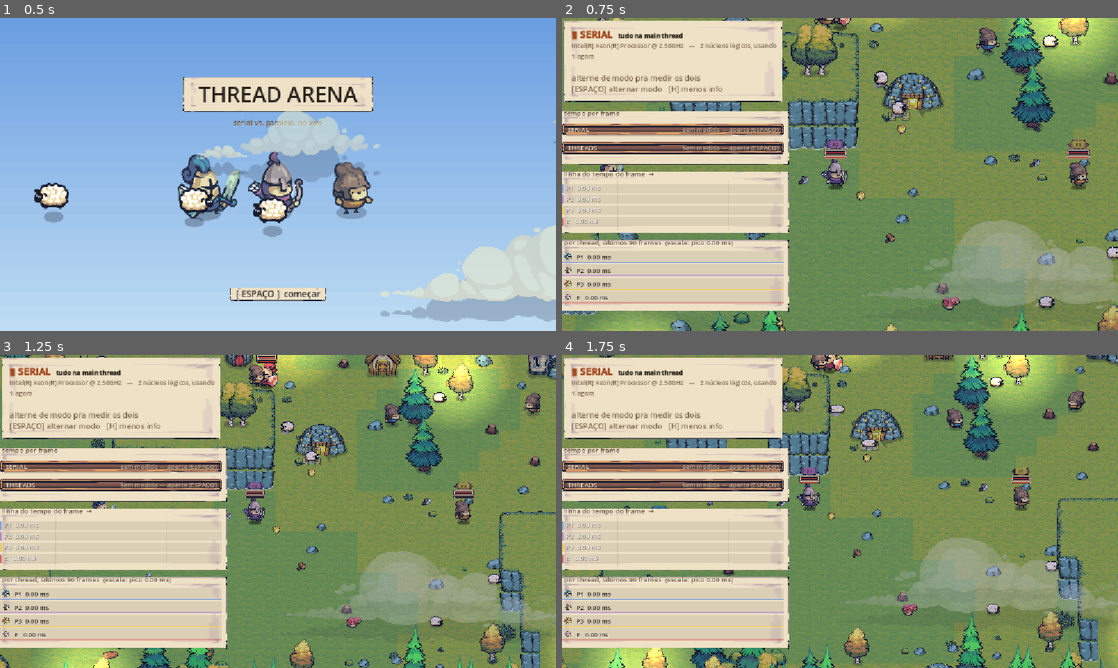
Above: before the commit, frames 1-4 (two rows, left to right).
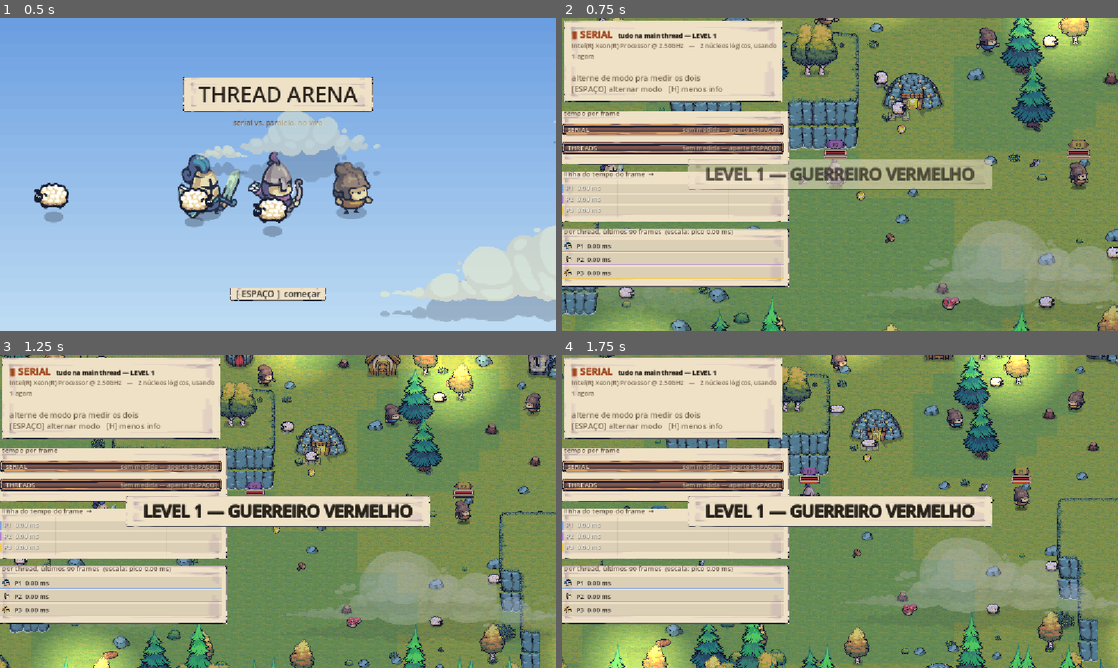
Above: after the commit, the same moments.

Repository: TobsBP/thread-arena
Game: Godot game, scene res://scenes/title_screen.tscn
Two runs of this game, one before a commit and one after it. Both use one fixed random seed, a clock stepped at 60 frames per second and the inputs below.
Inputs:
- Up to frame 1 (0.5 s): no input
- Up to frame 2 (0.75 s): tap Enter (ui_accept) at 0.5 s; hold D from 0.53 s (still down); hold Enter (ui_accept) from 0.53 s (still down); tap G at 0.6 s
- Up to frame 3 (1.25 s): keep holding D; keep holding Enter (ui_accept)
- Up to frame 4 (1.75 s): release D at 1.28 s; release Enter (ui_accept) at 1.28 s; hold S from 1.28 s (still down); tap Enter (ui_accept) at 1.35, 1.52 s; tap G at 1.55 s

Frame 1 is identical in both runs. In frame 2, 11% of the frame differs, in the area x 0-78%, y 0-94%; in frame 3, 12%; in frame 4, 12%.

Commit message:
feat: goblins em ondas por level, com banner e botão de invocar
Sistema de levels/ondas usando os goblins do pack Update 010:

- scripts/enemy_types.gd: catálogo dos inimigos por level (Guerreiro
  Vermelho -> Goblin da Tocha -> da Dinamite -> do Barril, repete com
  stats escalados depois disso), mesmo espírito do _skin_kit() que já
  existia pros players.
- Player ganha sheet_cols/idle_row/run_row/attack_row pra ler sprite em
  grade (goblins do Update 010 são uma textura por bicho, uma linha por
  animação) — UnitSprite._draw_body reaproveita o padrão de linha/coluna
  que _draw_skull() já usava. Sprites de 1 linha (Free Pack) continuam
  iguais (sheet_cols == 0).
- main.gd ganha spawn/remoção de unidade em runtime (não existia: tudo
  era montado uma vez no _ready()) e uma máquina de estados de level
  (BANNER -> COMBAT -> INTERMISSION): banner anuncia, a onda nasce, e a
  fase acaba matando tudo OU no timeout — o que vier primeiro. Não
  acumula: troca de level limpa quem sobrou. [G] invoca um goblin avulso
  de tipo aleatório, até um teto de segurança (mais goblin = mais
  Thread, e é isso que a tecla existe pra mostrar).
- Inimigo que morre agora é removido de vez (main.gd _remove_enemy), não
  respawna mais — só os players continuam voltando no spawn_pos.
- scripts/level_banner.gd: "LEVEL N - TIPO" central, aparece e some
  sozinho; quem cronometra é main.gd, o banner só desenha (mesma regra
  do HUD).
- HUD: level e contagem de threads na mesma linha do modo (mais goblin
  na tela = mais Thread, à vista); corrige _record()/_draw_history()
  pra não indexar units fora do fim quando a onda encolhe.
- CLAUDE.md/README.md atualizados com o que o PR #6 já tinha trazido
  (classes, estamina, 6 teclas, poll_input com delta) mais o sistema de
  levels.

Não testado no editor (godot não está no PATH desta máquina) — as
contagens de quadro por linha dos goblins (Torch/TNT/Barrel) são um
chute conservador lendo o PNG por 192px; conferir e ajustar no editor
se alguma animação cortar cedo demais.

Co-Authored-By: Claude Sonnet 5 <noreply@anthropic.com>

Diff:
--- a/scenes/main.tscn
+++ b/scenes/main.tscn
@@ -3,6 +3,7 @@
 [ext_resource type="Script" uid="uid://ctq56gt8uwpgm" path="res://scripts/main.gd" id="1"]
 [ext_resource type="PackedScene" path="res://scenes/hud.tscn" id="2"]
 [ext_resource type="PackedScene" path="res://scenes/world/arena_map.tscn" id="3"]
+[ext_resource type="Script" path="res://scripts/level_banner.gd" id="4"]
 
 [node name="Main" type="Node2D" unique_id=452181618]
 script = ExtResource("1")
@@ -20,3 +21,11 @@
 offset_top = 0.0
 offset_right = 472.0
 offset_bottom = 436.0
+
+[node name="LevelBanner" type="Control" parent="UI"]
+layout_mode = 3
+anchors_preset = 15
+anchor_right = 1.0
+anchor_bottom = 1.0
+mouse_filter = 2
+script = ExtResource("4")
--- /dev/null
+++ b/scripts/enemy_types.gd
@@ -0,0 +1,71 @@
+class_name EnemyTypes
+extends RefCounted
+
+## Catálogo dos inimigos por level — cada fase soma um tipo novo (ver
+## main.gd LevelPhase/_spawn_wave). Mesmo espírito do _skin_kit() que
+## main.gd já usa pros players, só que pro time vermelho: um Dictionary por
+## tipo, com textura + quadros + status.
+##
+## Torch/TNT/Barrel vêm do pack Update 010 como GRADE — uma textura só, uma
+## linha por animação (idle_row/run_row/attack_row) — diferente da tira de
+## 1 linha do Free Pack (Guerreiro Vermelho, sheet_cols = 0). As contagens de
+## quadro por linha foram lidas dividindo o PNG por 192px e são um chute
+## conservador (menos quadros do que cabe na grade), pra nunca sobrar quadro
+## transparente no fim do ciclo — confira no editor e ajuste se a animação
+## cortar cedo demais.
+
+const COUNT := 4
+
+const RED_IDLE := preload("res://assets/Tiny Swords (Free Pack)/Tiny Swords (Free Pack)/Units/Red Units/Warrior/Warrior_Idle.png")
+const RED_RUN := preload("res://assets/Tiny Swords (Free Pack)/Tiny Swords (Free Pack)/Units/Red Units/Warrior/Warrior_Run.png")
+const RED_ATK := preload("res://assets/Tiny Swords (Free Pack)/Tiny Swords (Free Pack)/Units/Red Units/Warrior/Warrior_Attack1.png")
+
+## 1344x960 = grade 7 colunas x 5 linhas @192px.
+const TORCH := preload("res://assets/Tiny Swords/Tiny Swords (Update 010)/Factions/Goblins/Troops/Torch/Red/Torch_Red.png")
+## 1344x576 = grade 7 colunas x 3 linhas @192px.
+const TNT := preload("res://assets/Tiny Swords/Tiny Swords (Update 010)/Factions/Goblins/Troops/TNT/Red/TNT_Red.png")
+## 768x768 = grade 4 colunas x 4 linhas @192px.
+const BARREL := preload("res://assets/Tiny Swords/Tiny Swords (Update 010)/Factions/Goblins/Troops/Barrel/Red/Barrel_Red.png")
+
+
+## Kit do inimigo do level `index` (0-based): index % COUNT, então passar do
+## fim do catálogo repete do início (main.gd escala hp/dano nesse caso, pra
+## dar pra jogar além do 4º tipo sem precisar de arte nova).
+static func kind(index: int) -> Dictionary:
+	match index % COUNT:
+		1:
+			return {
+				title = "GOBLIN DA TOCHA",
+				idle = TORCH, run = TORCH, attack = TORCH,
+				sheet_cols = 7, idle_row = 0, run_row = 1, attack_row = 2,
+				idle_frames = 6, run_frames = 6, attack_frames = 4,
+				color = Color(0.85, 0.42, 0.15),
+				max_hp = 50.0, speed = 190.0, attack_range = 90.0, attack_damage = 16.0,
+			}
+		2:
+			return {
+				title = "GOBLIN DA DINAMITE",
+				idle = TNT, run = TNT, attack = TNT,
+				sheet_cols = 7, idle_row = 0, run_row = 1, attack_row = 2,
+				idle_frames = 6, run_frames = 6, attack_frames = 6,
+				color = Color(0.6, 0.5, 0.2),
+				max_hp = 45.0, speed = 200.0, attack_range = 110.0, attack_damage = 20.0,
+			}
+		3:
+			return {
+				title = "GOBLIN DO BARRIL",
+				idle = BARREL, run = BARREL, attack = BARREL,
+				sheet_cols = 4, idle_row = 0, run_row = 1, attack_row = 2,
+				idle_frames = 4, run_frames = 4, attack_frames = 4,
+				color = Color(0.5, 0.32, 0.15),
+				max_hp = 70.0, speed = 150.0, attack_range = 90.0, attack_damage = 22.0,
+			}
+	## index % COUNT == 0: Guerreiro Vermelho — o inimigo original, tira de 1
+	## linha (sheet_cols fica no default 0 do Player, não precisa setar aqui).
+	return {
+		title = "GUERREIRO VERMELHO",
+		idle = RED_IDLE, run = RED_RUN, attack = RED_ATK,
+		idle_frames = 8, run_frames = 6, attack_frames = 4,
+		color = Color(0.85, 0.25, 0.25),
+		max_hp = 60.0, speed = 170.0, attack_range = 90.0, attack_damage = 18.0,
+	}
--- a/scripts/hud.gd
+++ b/scripts/hud.gd
@@ -52,6 +52,7 @@
 var _fps: Dictionary[bool, float] = {false: 0.0, true: 0.0}
 var _units: Array[Player] = []
 var _frame_t0 := 0
+var _level := 1
 var _history: Array[PackedFloat32Array] = []
 ## StyleBox por unidade: só pra ter canto arredondado sem realocar por frame.
 var _bars: Array[StyleBoxFlat] = []
@@ -94,12 +95,14 @@
 	fps: Dictionary[bool, float],
 	units: Array[Player],
 	frame_t0: int,
+	level: int,
 ) -> void:
 	_use_threads = use_threads
 	_ms = ms
 	_fps = fps
 	_units = units
 	_frame_t0 = frame_t0
+	_level = level
 	_record()
 
 	info.text = "\n".join([
@@ -125,6 +128,13 @@
 	while _history.size() < _units.size():
 		_history.append(PackedFloat32Array())
 		_bars.append(_bar_box())
+	# Onda de goblin morreu: units encolhe. Corta o excedente pra
+	# _draw_history() nunca indexar _units além do fim — o índice que sobra
+	# passa a pertencer a outra unidade, então o gráfico dela pula uma vez
+	# (cosmético, não trava).
+	while _history.size() > _units.size():
+		_history.pop_back()
+		_bars.pop_back()
 	for i in _units.size():
 		var h := _history[i]
 		h.append((_units[i].t_end - _units[i].t_start) / 1000.0)
@@ -141,10 +151,12 @@
 
 func _mode_title() -> String:
 	if _use_threads:
-		return "[color=%s]▮▮▮ THREADS[/color]  [font_size=13]%d Threads paralelas[/font_size]" % [
-			GOOD, _units.size(),
+		return "[color=%s]▮▮▮ THREADS[/color]  [font_size=13]%d Threads paralelas — LEVEL %d[/font_size]" % [
+			GOOD, _units.size(), _level,
 		]
-	return "[color=%s]▮ SERIAL[/color]  [font_size=13]tudo na main thread[/font_size]" % BAD
+	return "[color=%s]▮ SERIAL[/color]  [font_size=13]tudo na main thread — LEVEL %d[/font_size]" % [
+		BAD, _level,
+	]
 
 
 ## Só compara depois de ter medido os dois modos.
--- /dev/null
+++ b/scripts/level_banner.gd
@@ -0,0 +1,36 @@
+class_name LevelBanner
+extends Control
+
+## "LEVEL N — TIPO" grande no meio da tela, aparece e some sozinho. Quem
+## cronometra é main.gd (mesma regra do HUD: ele não mede nada) — a cada
+## frame manda o texto e o alfa já prontos (ver main.gd _update_banner);
+## este nó só desenha, em papel do pack, igual ao resto da UI.
+
+const PAPER := preload("res://assets/Tiny Swords (Free Pack)/Tiny Swords (Free Pack)/UI Elements/UI Elements/Papers/RegularPaper.png")
+const PAPER_CAP := 20.0
+const INK := Color(0.16, 0.13, 0.09)
+const FONT_SIZE := 34
+
+var _text := ""
+
+
+## `alpha` <= 0 esconde o nó inteiro (modulate), sem custo de desenho.
+func show_banner(text: String, alpha: float) -> void:
+	_text = text
+	modulate.a = alpha
+	visible = alpha > 0.0
+	queue_redraw()
+
+
+func _draw() -> void:
+	if _text.is_empty():
+		return
+	var font := ThemeDB.fallback_font
+	var text_w := font.get_string_size(_text, HORIZONTAL_ALIGNMENT_LEFT, -1, FONT_SIZE).x
+	var box_size := Vector2(text_w + 80.0, 76.0)
+	var box := Rect2(size * 0.5 - box_size * 0.5, box_size)
+	PackUI.nine(self, PAPER, box, PAPER_CAP)
+	var pos := box.position + Vector2(40.0, box.size.y * 0.5 + FONT_SIZE * 0.35)
+	draw_string_outline(font, pos, _text, HORIZONTAL_ALIGNMENT_LEFT, -1, FONT_SIZE, 6,
+			Color(0, 0, 0, 0.85))
+	draw_string(font, pos, _text, HORIZONTAL_ALIGNMENT_LEFT, -1, FONT_SIZE, INK)
--- a/scripts/main.gd
+++ b/scripts/main.gd
@@ -21,9 +21,8 @@
 const PURPLE_IDLE := preload("res://assets/Tiny Swords (Free Pack)/Tiny Swords (Free Pack)/Units/Purple Units/Archer/Archer_Idle.png")
 const PURPLE_RUN := preload("res://assets/Tiny Swords (Free Pack)/Tiny Swords (Free Pack)/Units/Purple Units/Archer/Archer_Run.png")
 const PURPLE_ATK := preload("res://assets/Tiny Swords (Free Pack)/Tiny Swords (Free Pack)/Units/Purple Units/Archer/Archer_Shoot.png")
-const RED_IDLE := preload("res://assets/Tiny Swords (Free Pack)/Tiny Swords (Free Pack)/Units/Red Units/Warrior/Warrior_Idle.png")
-const RED_RUN := preload("res://assets/Tiny Swords (Free Pack)/Tiny Swords (Free Pack)/Units/Red Units/Warrior/Warrior_Run.png")
-const RED_ATK := preload("res://assets/Tiny Swords (Free Pack)/Tiny Swords (Free Pack)/Units/Red Units/Warrior/Warrior_Attack1.png")
+## Vermelho (o time inimigo) virou o catálogo de EnemyTypes — cada level
+## soma um tipo (Guerreiro → goblins do Update 010).
 const ATTACK_RANGE := 90.0
 const ATTACK_DAMAGE := 25.0
 const SPECIAL_DAMAGE_MULT := 2.0  ## golpe especial (segurar) causa o dobro
@@ -112,6 +111,23 @@
 const RAIN_COUNT := 7
 const RAIN_SPREAD := 130.0  ## raio da área onde as flechas caem
 
+## Levels de goblin (ver EnemyTypes): cada fase soma um tipo novo, um banner
+## grande anuncia e a fase acaba quando mata tudo OU quando o tempo estoura
+## — o que vier primeiro. Não acumula: ao trocar de level, quem sobrou
+## (onda ou avulso do [G]) é removido, pra próxima fase começar limpa.
+enum LevelPhase { BANNER, COMBAT, INTERMISSION }
+const BANNER_DURATION := 2.2
+const INTERMISSION_DURATION := 1.0
+const LEVEL_TIME_LIMIT := 30.0  ## timeout da fase, mesmo sem matar tudo
+const WAVE_BASE := 2  ## inimigos no level 1; sobe 1 por level
+## Teto por onda — acima disso, criar+destruir 1 Thread por unidade por
+## frame passa a pesar mais que o próprio trabalho (WORK_LOAD é fixo de
+## propósito), e threads deixa de ganhar de serial. É parte da lição, mas
+## sem teto a demo trava de vez em máquina fraca.
+const MAX_WAVE_ENEMIES := 8
+const MAX_LIVE_ENEMIES := 14  ## teto do [G]: onda + avulsos juntos
+const MIN_ENEMY_SPAWN_DIST := 260.0  ## nasce longe dos players, não em cima
+
 @export var use_threads := false
 
 var players: Array[Player] = []  ## só os controláveis (câmera enquadra estes)
@@ -132,8 +148,18 @@
 var fps_by_mode: Dictionary[bool, float] = {false: 0.0, true: 0.0}
 var ms_by_mode: Dictionary[bool, float] = {false: 0.0, true: 0.0}
 
+var level := 1
+var level_phase := LevelPhase.BANNER
+var phase_timer := 0.0
+var level_timer := 0.0  ## segundos em combate; dispara o timeout do level
+var _wave_enemies: Array[Player] = []  ## só os da onda atual — decide "matou tudo"
+## Único vínculo Player→nó de desenho (ArenaMap.add_unit não guarda
+## referência nenhuma) — é o que permite remover um goblin de vez.
+var _enemy_sprites: Dictionary[Player, UnitSprite] = {}
+
 @onready var map: ArenaMap = $ArenaMap
 @onready var hud: Control = $UI/HUD
+@onready var banner: LevelBanner = $UI/LevelBanner
 @onready var cam: Camera2D = $Camera
 
 
@@ -142,7 +168,6 @@
 	DisplayServer.window_set_vsync_mode(DisplayServer.VSYNC_DISABLED)
 	Engine.max_fps = 0
 	_spawn_players()
-	_spawn_enemy()
 	_spawn_sheep()
 	_spawn_workers()
 	bodies.assign(units)
@@ -160,6 +185,8 @@
 	cam.limit_right = int(WORLD.x)
 	cam.limit_bottom = int(WORLD.y)
 	cam.position = WORLD * 0.5
+	# Sem inimigo fixo mais: o level 1 nasce depois do banner (ver _update_level).
+	_start_banner()
 
 
 ## Skin escolhido na tela de seleção (PlayerConfig.skins) decide a CLASSE de
@@ -212,7 +239,7 @@
 		p.hp = p.max_hp
 		p.speed = kit.get("speed", Player.SPEED)
 		players.append(p)
-	units.assign(players)  # o inimigo entra depois, em _spawn_enemy()
+	units.assign(players)  # o inimigo entra depois, quando o level 1 nasce (ver _spawn_wave)
 
 
 ## Kit completo de uma skin: cor/ribbon + textura e quadros de idle/run/ataque,
@@ -272,14 +299,138 @@
 	}
 
 
-## Um inimigo vermelho no meio do mundo: mais uma Thread no mesmo esquema.
-func _spawn_enemy() -> void:
-	var e := Player.new(PLAY_AREA.position + PLAY_AREA.size * Vector2(0.5, 0.12),
-			Color(0.85, 0.25, 0.25), [0, 0, 0, 0, 0, 0], -1, RED_IDLE, RED_RUN, RED_ATK)
+## --- Level director --------------------------------------------------
+## Roda inteiro na main thread. Só mexe em units/bodies antes do dispatch
+## (spawn da onda, no início do _process) ou depois da barreira
+## (_resolve_attacks já tirou quem morreu; aqui só se limpa sobra na troca
+## de fase) — nunca entre um t.start() e o wait_to_finish() correspondente.
+
+func _update_level(delta: float) -> void:
+	phase_timer += delta
+	match level_phase:
+		LevelPhase.BANNER:
+			if phase_timer >= BANNER_DURATION:
+				_start_combat()
+		LevelPhase.COMBAT:
+			level_timer += delta
+			if _wave_enemies.is_empty() or level_timer >= LEVEL_TIME_LIMIT:
+				_end_combat()
+		LevelPhase.INTERMISSION:
+			if phase_timer >= INTERMISSION_DURATION:
+				level += 1
+				_start_banner()
+	_update_banner()
+
+
+## Sobe rápido, segura, desce no fim — só durante o BANNER. Quem cronometra
+## é main.gd (o HUD/banner não medem nada, só formatam o que chega pronto).
+func _update_banner() -> void:
+	var alpha := 0.0
+	if level_phase == LevelPhase.BANNER:
+		var t := phase_timer / BANNER_DURATION
+		alpha = clampf(minf(t / 0.15, (1.0 - t) / 0.25), 0.0, 1.0)
+	banner.show_banner(_level_title(level), alpha)
+
+
+func _level_title(lvl: int) -> String:
+	return "LEVEL %d — %s" % [lvl, EnemyTypes.kind(lvl - 1).title]
+
+
+func _start_banner() -> void:
+	level_phase = LevelPhase.BANNER
+	phase_timer = 0.0
+
+
+func _start_combat() -> void:
+	level_phase = LevelPhase.COMBAT
+	phase_timer = 0.0
+	level_timer = 0.0
+	_spawn_wave(level)
+
+
+func _end_combat() -> void:
+	level_phase = LevelPhase.INTERMISSION
+	phase_timer = 0.0
+	_clear_enemies()  ## não acumula: some com a onda (e qualquer avulso do [G]) antes da próxima
+
+
+## count cresce com o level até MAX_WAVE_ENEMIES; passar do fim do catálogo
+## repete os tipos com hp/dano escalados (ver EnemyTypes.kind).
+func _spawn_wave(lvl: int) -> void:
+	var kind := EnemyTypes.kind(lvl - 1)
+	var scale := 1.0 + 0.15 * floorf(float(lvl - 1) / EnemyTypes.COUNT)
+	var count := clampi(WAVE_BASE + lvl - 1, WAVE_BASE, MAX_WAVE_ENEMIES)
+	for _i in count:
+		_wave_enemies.append(_spawn_enemy_of_type(kind, _random_enemy_spot(), scale))
+
+
+## [G]: um inimigo avulso, tipo aleatório entre os já vistos até este level —
+## não entra em _wave_enemies, então não conta pro "matou tudo" nem trava o
+## level; só engorda a demo (mais uma Thread na tela) até o teto de segurança.
+func _summon_random_enemy() -> void:
+	if level_phase != LevelPhase.COMBAT:
+		return
+	if units.size() - players.size() >= MAX_LIVE_ENEMIES:
+		return
+	var idx := randi() % mini(level, EnemyTypes.COUNT)
+	_spawn_enemy_of_type(EnemyTypes.kind(idx), _random_enemy_spot())
+
+
+## Ponto aleatório na área andável, longe dos players — a arena é grande, então
+## poucas tentativas bastam; sem sorte em 20, nasce no centro mesmo.
+func _random_enemy_spot() -> Vector2:
+	for _try in 20:
+		var pt := PLAY_AREA.position + Vector2(randf(), randf()) * PLAY_AREA.size
+		var far := true
+		for p in players:
+			if pt.distance_to(p.pos) < MIN_ENEMY_SPAWN_DIST:
+				far = false
+				break
+		if far:
+			return pt
+	return PLAY_AREA.position + PLAY_AREA.size * 0.5
+
+
+func _spawn_enemy_of_type(kind: Dictionary, spot: Vector2, scale := 1.0) -> Player:
+	var e := Player.new(spot, kind.color, [0, 0, 0, 0, 0, 0], -1,
+			kind.idle, kind.run, kind.attack,
+			kind.idle_frames, kind.run_frames, kind.attack_frames)
 	e.is_enemy = true
-	e.ribbon_y = 196.0  ## faixa vermelha
-	e.speed = ENEMY_SPEED
+	e.ribbon_y = 196.0
+	e.speed = kind.get("speed", ENEMY_SPEED)
+	e.max_hp = kind.get("max_hp", 60.0) * scale
+	e.hp = e.max_hp
+	e.attack_range = kind.get("attack_range", ATTACK_RANGE)
+	e.attack_damage = kind.get("attack_damage", ATTACK_DAMAGE) * scale
+	e.frame_size = kind.get("frame_size", Vector2(192, 192))
+	e.sheet_cols = kind.get("sheet_cols", 0)
+	e.idle_row = kind.get("idle_row", 0)
+	e.run_row = kind.get("run_row", 0)
+	e.attack_row = kind.get("attack_row", 0)
 	units.append(e)
+	bodies.append(e)
+	var sprite := UnitSprite.create(e)
+	map.add_unit(sprite)
+	_enemy_sprites[e] = sprite
+	return e
+
+
+## Some de vez: tira de units/bodies/_wave_enemies e libera o nó de desenho.
+## Chamado só depois da barreira (_resolve_attacks) ou entre fases
+## (_clear_enemies) — nunca com alguma Thread ainda rodando.
+func _remove_enemy(e: Player) -> void:
+	units.erase(e)
+	bodies.erase(e)
+	_wave_enemies.erase(e)
+	var sprite: UnitSprite = _enemy_sprites.get(e)
+	if sprite:
+		sprite.queue_free()
+		_enemy_sprites.erase(e)
+
+
+func _clear_enemies() -> void:
+	for e in units.filter(func(u: Player) -> bool: return u.is_enemy):
+		_remove_enemy(e)
 
 
 ## Ovelhas espalhadas pela ilha: só decoração viva, sem input nem thread.
@@ -316,6 +467,8 @@
 
 
 func _process(delta: float) -> void:
+	_update_level(delta)
+
 	for u in units:
 		# main thread: Input não é thread-safe, e a IA só escreve `input`.
 		if u.is_enemy:
@@ -390,7 +543,7 @@
 	fps_by_mode[use_threads] = lerpf(fps_by_mode[use_threads], Engine.get_frames_per_second(), 0.1)
 	ms_by_mode[use_threads] = lerpf(ms_by_mode[use_threads], _span_usec() / 1000.0, 0.1)
 	_update_camera(delta)
-	hud.update_stats(use_threads, ms_by_mode, fps_by_mode, units, _frame_t0)
+	hud.update_stats(use_threads, ms_by_mode, fps_by_mode, units, _frame_t0, level)
 	queue_redraw()  ## só as flechas usam _draw() agora (ver comentário lá)
 
 
@@ -403,13 +556,17 @@
 ## thread depois da barreira — as tarefas continuam sem lock. Vale pros dois
 ## lados: player bate no inimigo e o inimigo bate nos players.
 func _resolve_attacks() -> void:
+	var to_remove: Array[Player] = []
 	for u in units:
 		if u.is_dead():
-			# ponytail: respawn em vez de remover — a demo precisa de todos.
 			if u.death_time > Player.DEATH_TIME:
-				u.hp = u.max_hp
-				u.death_time = -1.0
-				u.pos = u.spawn_pos
+				if u.is_enemy:
+					to_remove.append(u)  ## onda: inimigo morto não volta, só some
+				else:
+					# ponytail: respawn em vez de remover — a demo precisa de todos.
+					u.hp = u.max_hp
+					u.death_time = -1.0
+					u.pos = u.spawn_pos
 			continue
 		if u.is_archer or u.is_monk:
 			continue  ## arqueira é à distância (flecha); curandeiro não briga
@@ -434,6 +591,8 @@
 				if v.hp <= 0.0:
 					v.hp = 0.0
 					v.death_time = 0.0
+	for u in to_remove:
+		_remove_enemy(u)
 
 
 ## Empurrão instantâneo de quem apanha, na direção oposta a quem bateu — dá
@@ -812,6 +971,9 @@
 	elif event is InputEventKey and event.pressed and not event.echo \
 			and event.physical_keycode == KEY_H:
 		hud.cycle_detail()
+	elif event is InputEventKey and event.pressed and not event.echo \
+			and event.physical_keycode == KEY_G:
+		_summon_random_enemy()
 	elif event.is_action_pressed("ui_cancel"):
 		## ESC: volta para a seleção de personagem.
 		get_tree().change_scene_to_file("res://scenes/character_select.tscn")
--- a/scripts/player.gd
+++ b/scripts/player.gd
@@ -95,6 +95,13 @@
 var max_stamina := 100.0
 var stamina := 100.0  ## consumida por golpe/cura/flecha, regenera sozinha (ver poll_input)
 var frame_size := Vector2(192, 192)
+## Sprite em grade (pack Update 010): 0 = tira de 1 linha, comportamento de
+## sempre; > 0 = número de colunas, e idle_row/run_row/attack_row dizem qual
+## linha da grade cada animação usa (ver EnemyTypes e UnitSprite._draw_body).
+var sheet_cols := 0
+var idle_row := 0
+var run_row := 0
+var attack_row := 0
 var anim_fps := 10.0
 var anim_time := 0.0
 var facing_right := true
@@ -460,3 +467,14 @@
 	if total <= 0:
 		return 0
 	return int(anim_time * anim_fps) % total
+
+
+## Linha da grade pra animação atual — só importa quando sheet_cols > 0
+## (goblins do Update 010); numa tira de 1 linha (sheet_cols == 0) o
+## UnitSprite ignora isto e desenha direto na linha 0.
+func get_current_row() -> int:
+	if is_attacking():
+		return attack_row
+	if is_running():
+		return run_row
+	return idle_row
--- a/scripts/world/unit_sprite.gd
+++ b/scripts/world/unit_sprite.gd
@@ -140,7 +140,14 @@
 		return
 	var fw := unit.frame_size.x
 	var fh := unit.frame_size.y
-	var src_rect := Rect2(unit.get_current_frame() * fw, 0, fw, fh)
+	var frame := unit.get_current_frame()
+	var src_rect: Rect2
+	if unit.sheet_cols > 0:
+		# Grade 2D (goblins do Update 010): uma linha por animação, mesmo
+		# padrão de leitura de _draw_skull() aqui embaixo.
+		src_rect = Rect2((frame % unit.sheet_cols) * fw, unit.get_current_row() * fh, fw, fh)
+	else:
+		src_rect = Rect2(frame * fw, 0, fw, fh)
 	var dest_rect := Rect2(-fw * 0.5, -fh * 0.5, fw, fh)
 	# Morte: tomba de lado e some enquanto a caveira (_draw_dead) sobe por cima.
 	var t := 0.0 if not unit.is_dead() else minf(unit.death_time / Player.DEATH_TIME, 1.0)
Not shown, added: scripts/enemy_types.gd.uid
Not shown, added: scripts/level_banner.gd.uid
Not shown, changed: CLAUDE.md
Not shown, changed: README.md
